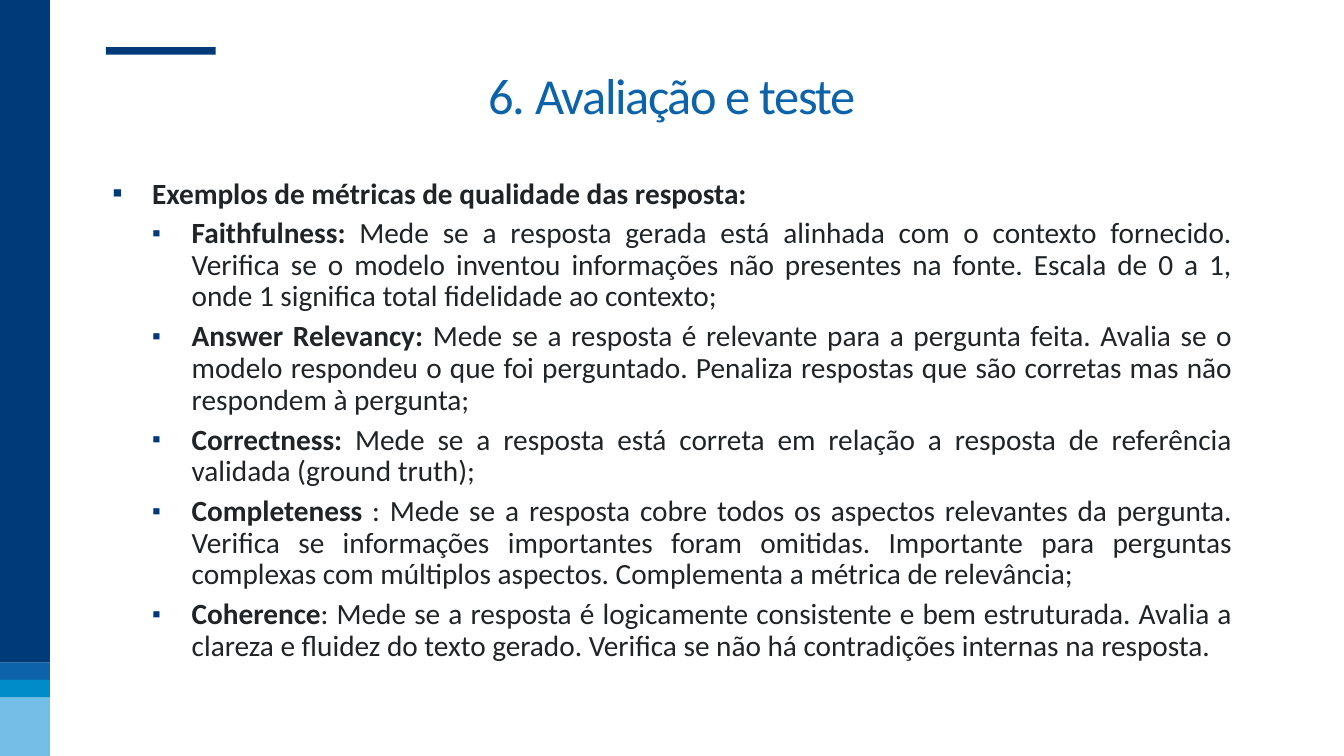
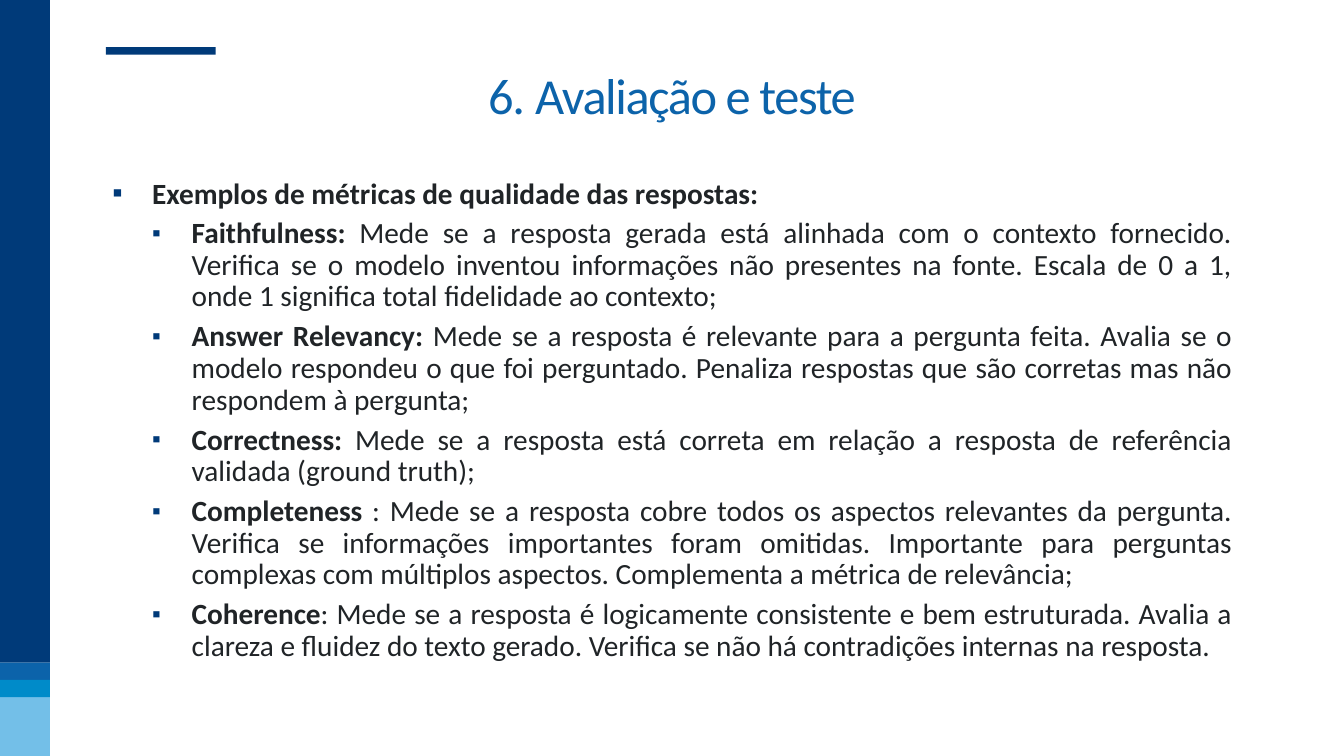
Before and after one commit to nogueira-cavalcante/FGV, a slide deck: slide 46 of MLOps - incorporando soluções aos processos de negócio/apresentações/02 - LLMOps.pptx. Drawn at 1344x756 pixels with LibreOffice and Linux fonts; fonts in the diff are those of the drawing; background and template pictures are left out. Boxes give left, top, right and bottom in pixels: in the first picture for what was removed or moved away, otherwise in the second. Text is boxed around its words. In the diff, an @@ line names an element or a change of style, - is before the commit and + after.

```diff
--- a/MLOps - incorporando soluções aos processos de negócio/apresentações/02 - LLMOps.pptx
+++ b/MLOps - incorporando soluções aos processos de negócio/apresentações/02 - LLMOps.pptx
@@ text at (x1=152, y1=183, x2=758, y2=209): text changed @@
-▪ Exemplos de métricas de qualidade das resposta:
+▪ Exemplos de métricas de qualidade das respostas:
```
Also in this commit, not shown: 1 other slide changed, 15 other files.
